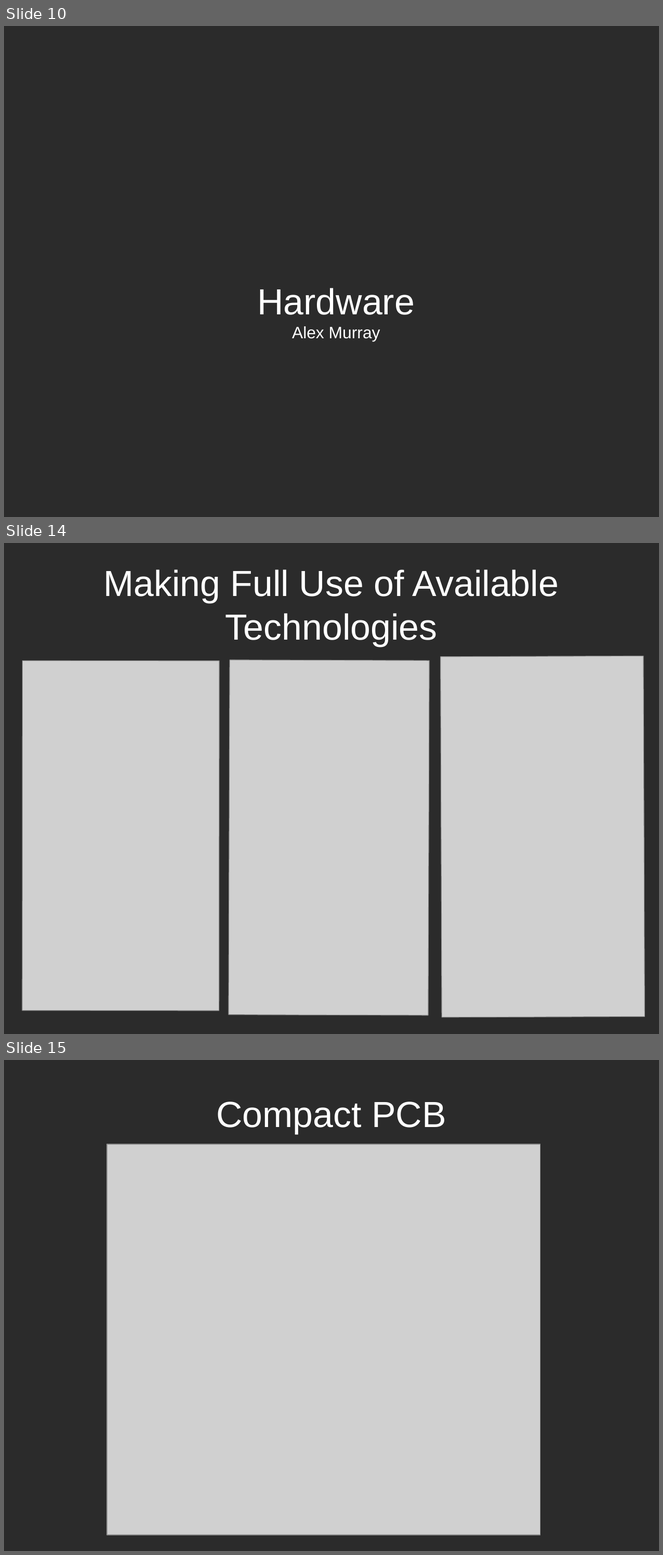
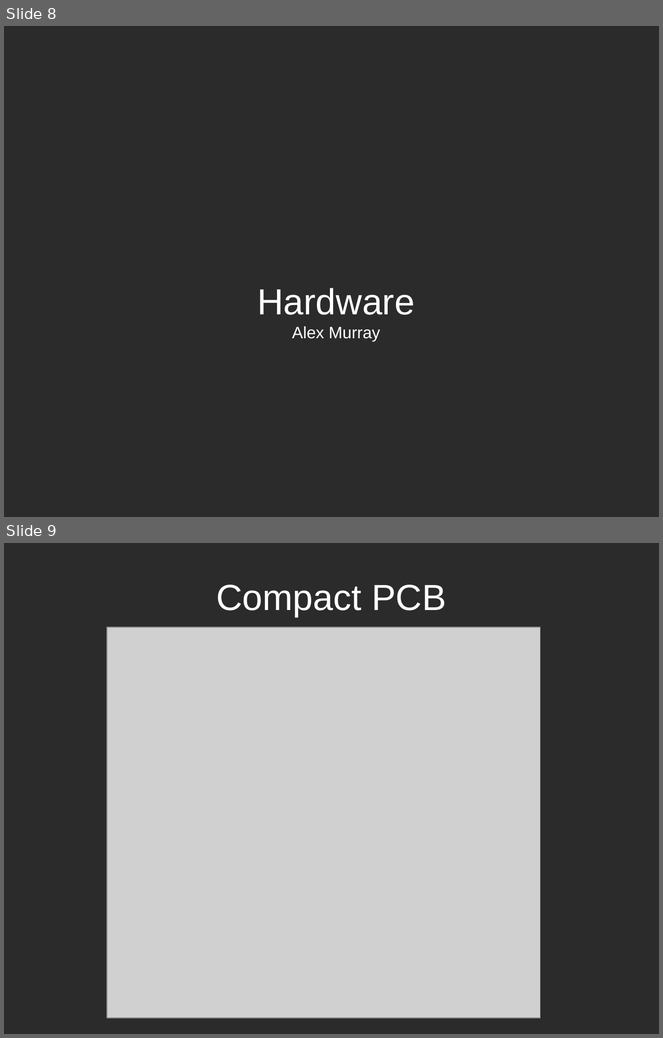
Before and after one commit to TheComet/bat6, a slide deck: doc/presentation/libreoffice/presentation.odp. Shown one above the other, each under a label of ours: slides 10, 14 and 15 before the commit, slides 8 and 9 after it; the slides between them are not shown. The pictures are 663x1555 and 663x1038 pixels, drawn with LibreOffice and Linux fonts; fonts in the diff are those of the drawing; grey boxes stand for pictures; background and template pictures are left out; a plain dark background stands for a picture behind light text. Boxes give left, top, right and bottom in pixels: in the first picture for what was removed or moved away, otherwise in the second. Text is boxed around its words. In the diff, an @@ line names an element or a change of style, - is before the commit and + after.

```diff
--- a/doc/presentation/libreoffice/presentation.odp
+++ b/doc/presentation/libreoffice/presentation.odp
@@ slide 14 removed at <box>4,543,659,1034</box>, background picture (left out) @@
@@ title removed at <box>104,570,559,646</box> @@
-Making Full Use of Available Technologies
@@ picture removed at <box>22,661,219,1011</box> @@
@@ picture removed at <box>229,660,429,1016</box> @@
@@ picture removed at <box>441,656,645,1018</box> @@
@@ what was slide 10 is now slide 8 @@
@@ what was slide 15 is now slide 9 @@
```
Also in this commit, not shown: 3 slides changed, 5 slides added, 10 other slides removed.
